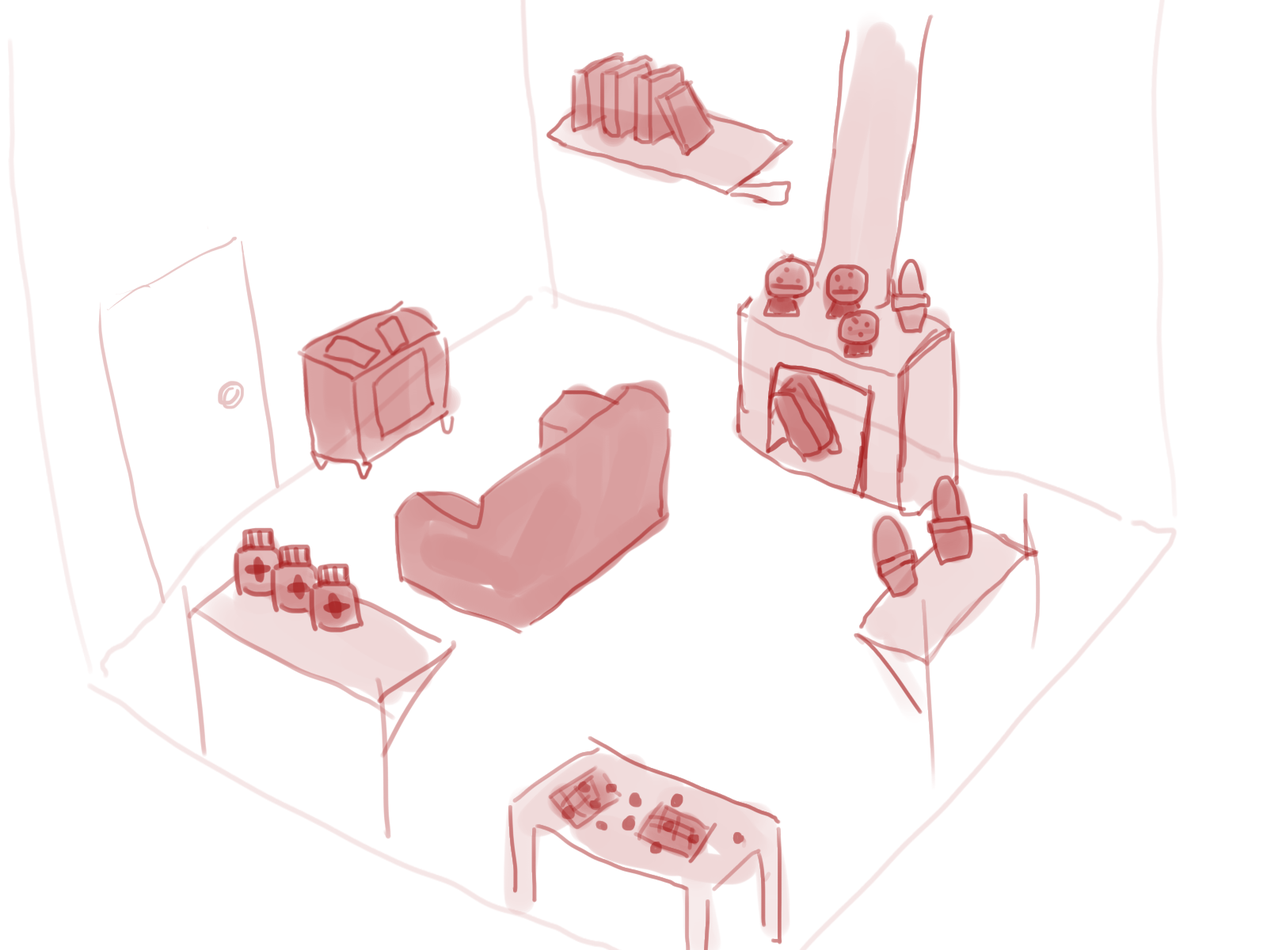
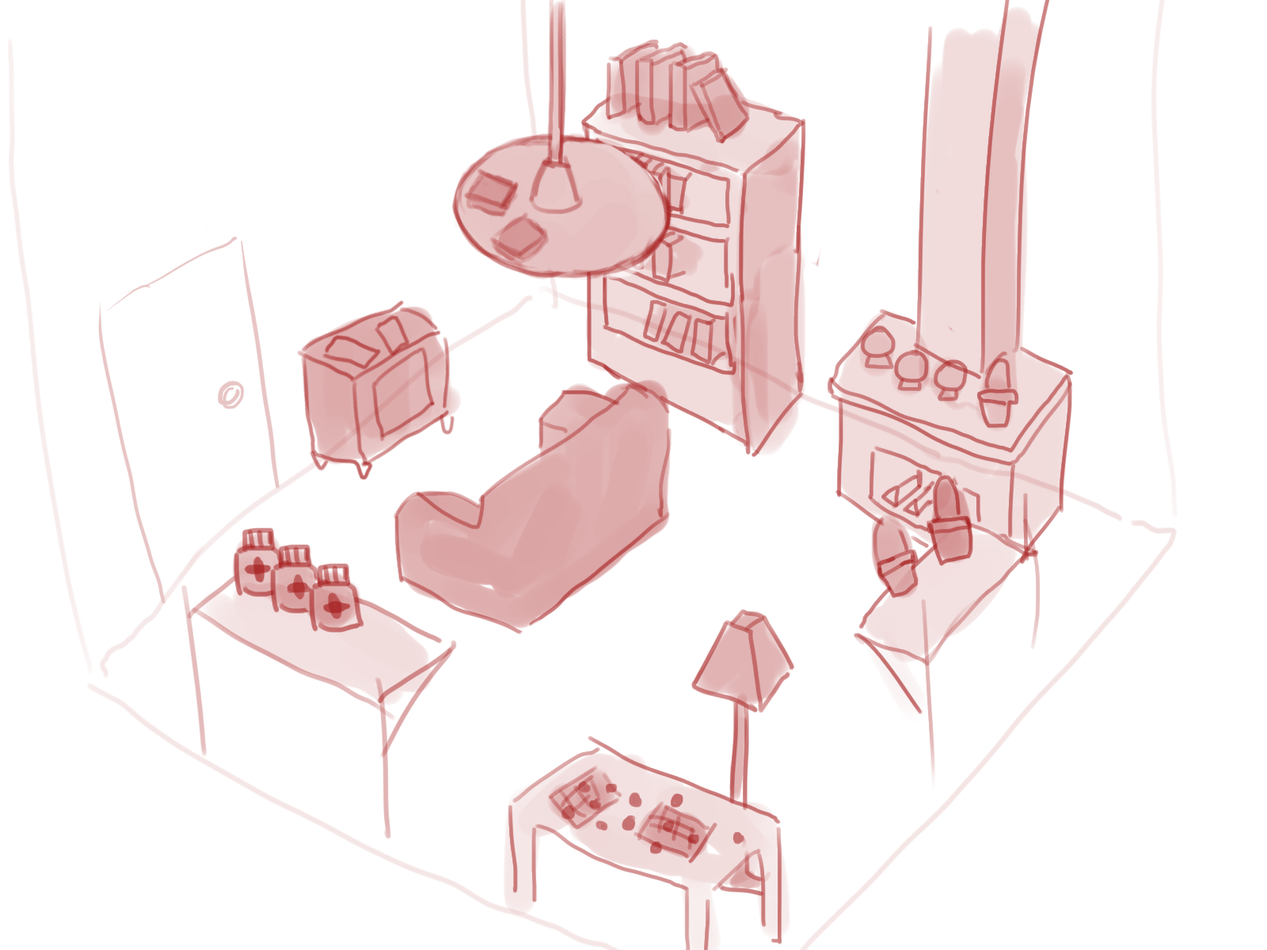
Comparing the layer stacks of the two 1267x950 images. Changes:
added layer "Layer 13" above "Layer 2" over bbox(396, 0, 688, 312)
painted on "Layer 2" over bbox(209, 0, 1074, 948)
painted on "Layer 1" over bbox(209, 0, 1074, 948)
"Layer 7": opacity 100% → 87%, painted on it over bbox(209, 0, 1074, 948)
